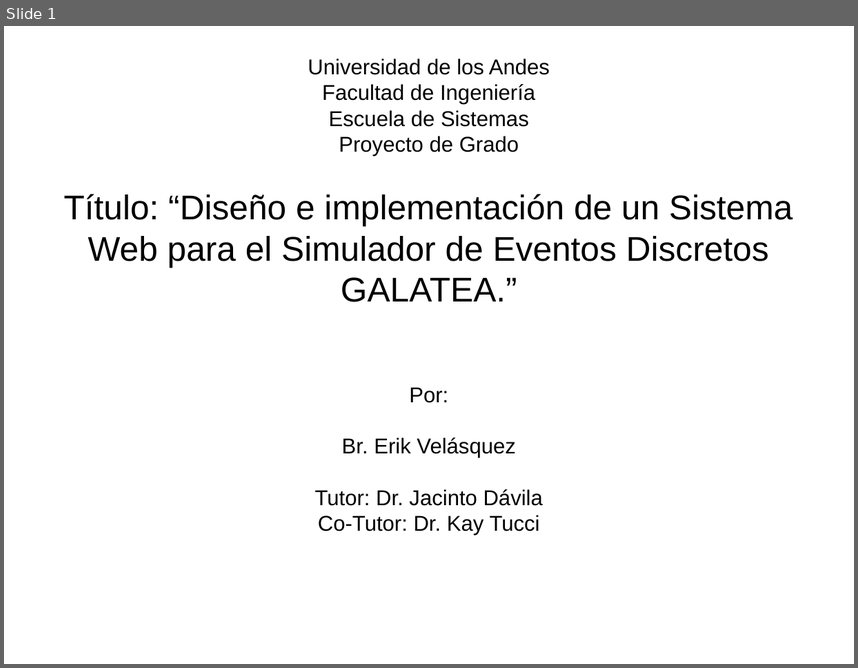
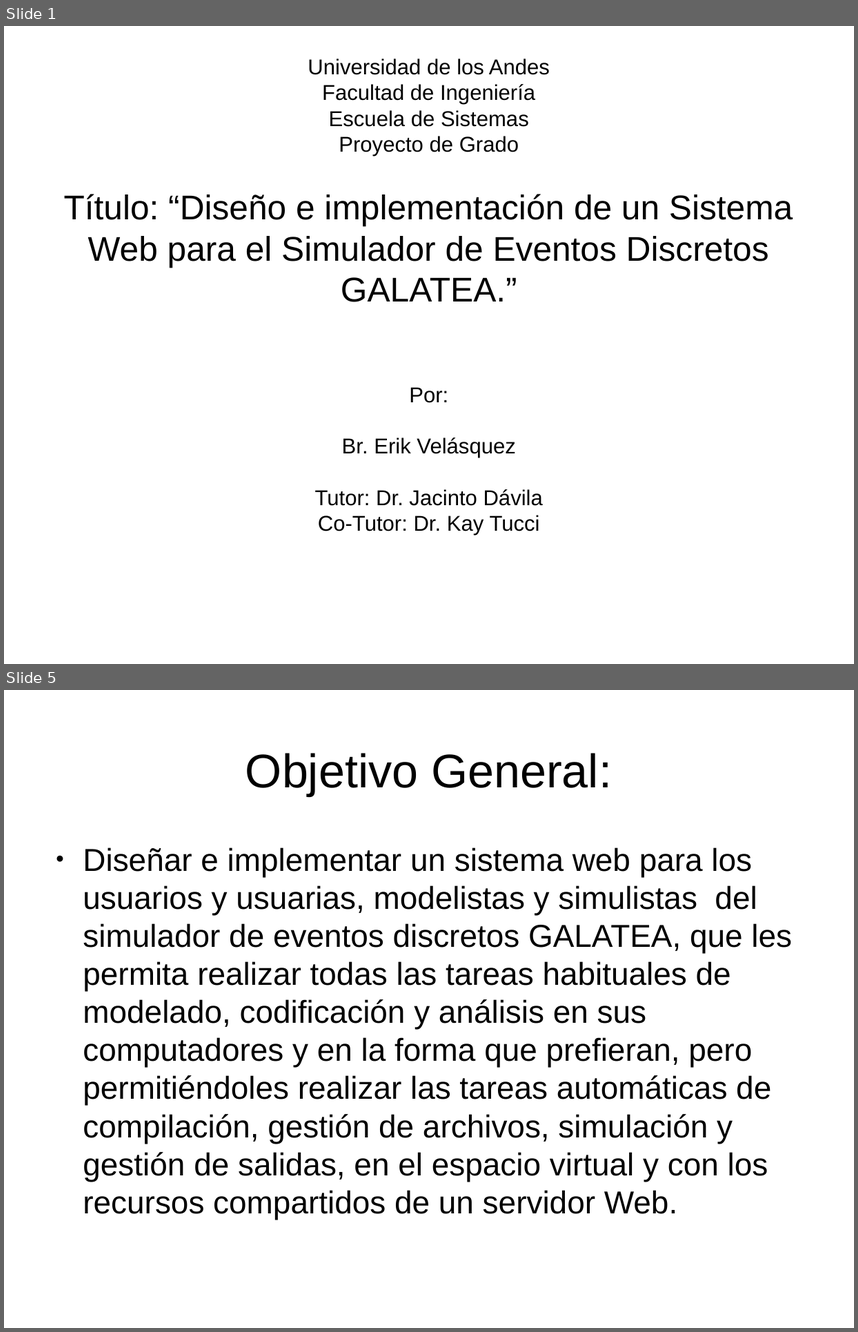
Before and after one commit to velasquezerik/tesis-doc, a slide deck: Presentacion/Presentacion Tesis.odp. Shown one above the other, each under a label of ours: slide 1 before the commit, slides 1 and 5 after it; the slides between them are not shown. The pictures are 858x668 and 858x1332 pixels, drawn with LibreOffice and Linux fonts; fonts in the diff are those of the drawing. Boxes give left, top, right and bottom in pixels: in the first picture for what was removed or moved away, otherwise in the second. Text is boxed around its words. In the diff, an @@ line names an element or a change of style, - is before the commit and + after.

```diff
--- a/Presentacion/Presentacion Tesis.odp
+++ b/Presentacion/Presentacion Tesis.odp
@@ slide 5 added at [4,690,854,1328], background #FFFFFF @@
@@ title added at [245,753,612,796], 44 pt, text #000000 @@
+Objetivo General:
@@ text added at [83,847,792,1219], 29.6 pt, text #000000 @@
+● Diseñar e implementar un sistema web para los usuarios y usuarias, modelistas y simulistas del simulador de eventos discretos GALATEA, que les permita realizar todas las tareas habituales de modelado, codificación y análisis en sus computadores y en la forma que prefieran, pero permitiéndoles realizar las tareas automáticas de compilación, gestión de archivos, simulación y gestión de salidas, en el espacio virtual y con los recursos compartidos de un servidor Web.
```
Also in this commit, not shown: 17 other slides added, 7 other files.
